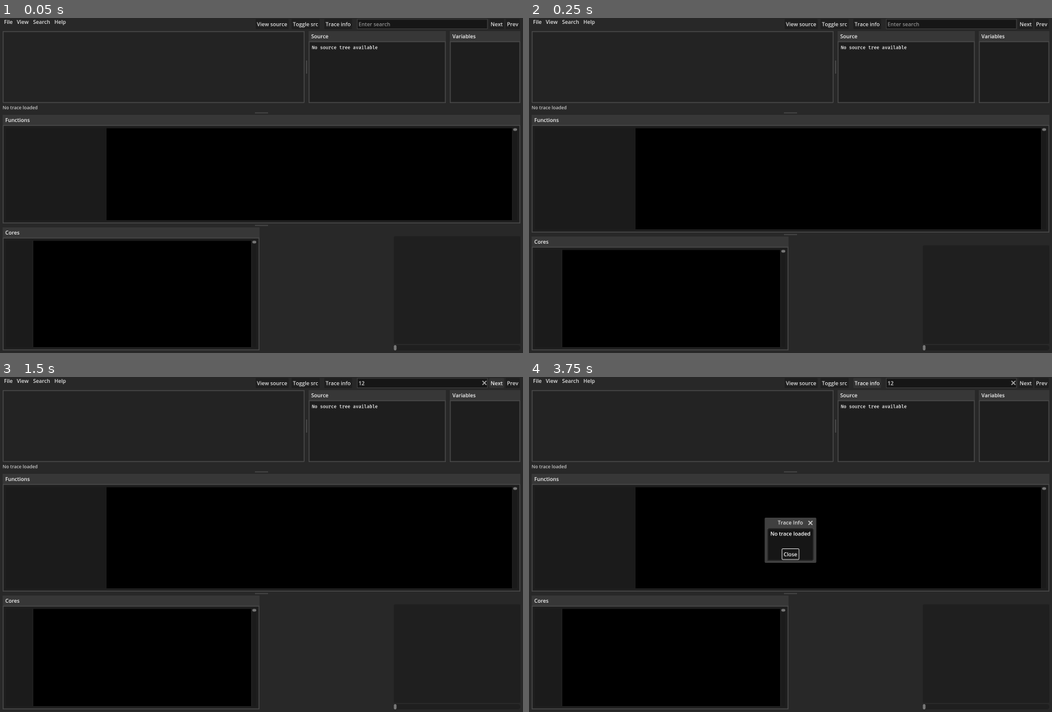
Above: before the commit, frames 1-4 (two rows, left to right).
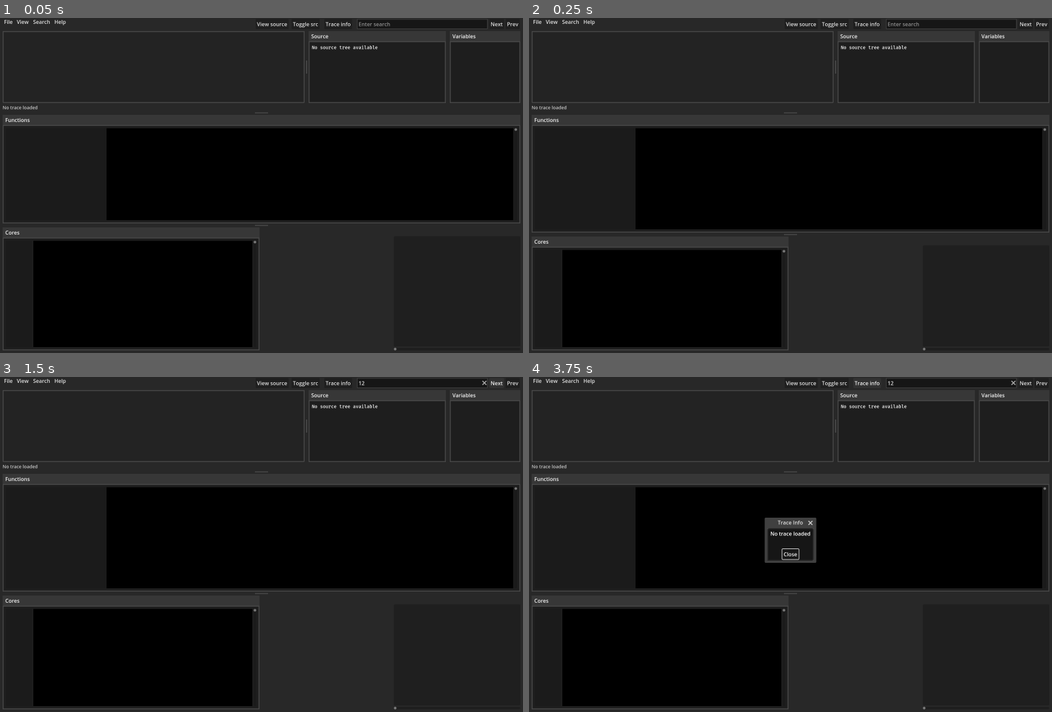
Above: after the commit, the same moments.

Repository: PatrikAAberg/dmce-gui
Game: Godot game, scene res://scene_controller.tscn
Two runs of this game, one before a commit and one after it. Both use one fixed random seed, a clock stepped at 60 frames per second and the inputs below.
Inputs (mouse positions are in pixels of both pictures, inside the frame that each line leads up to):
- Up to frame 1 (0.05 s): no input
- Up to frame 2 (0.25 s): no input
- Up to frame 3 (1.5 s): click (423, 383) at 0.52 s; type "12" at 0.6 s; click "Next" at 1.25 s
- Up to frame 4 (3.75 s): click "Next" at 2 s; click "Prev" at 2.75 s; click "Trace info" at 3.5 s

The runs differ from the first frame. In frame 1, 0.2% of the frame differs, in the area x 48-99%, y 32-99%; in frame 2, 0.2%; in frame 3, 0.2%; in frame 4, 0.2%.
Error in both runs: Invalid access of index '0' on a base object of type: 'Array'. (res://TraceGUI.gd:774)

Commit message:
trace: slider widths

Diff:
--- a/dmcetraceGUI/TraceGUI.tscn
+++ b/dmcetraceGUI/TraceGUI.tscn
@@ -276,7 +276,7 @@
 shortcut_keys_enabled = false
 
 [node name="FuncVScrollBar" type="VScrollBar" parent="Background/VSplitTop/VSplitBot/FuncTab/FuncContainer/FuncHBoxContainer"]
-custom_minimum_size = Vector2(12, 0)
+custom_minimum_size = Vector2(8, 0)
 layout_mode = 2
 size_flags_horizontal = 8
 max_value = 10.0
@@ -319,7 +319,7 @@
 script = ExtResource("3_rw642")
 
 [node name="TChartVScrollBar" type="VScrollBar" parent="Background/VSplitTop/VSplitBot/TCMovieHSplitContainer/TChartTab/TChartHBoxContainer"]
-custom_minimum_size = Vector2(12, 0)
+custom_minimum_size = Vector2(8, 0)
 layout_mode = 2
 size_flags_horizontal = 8
 max_value = 10.0
@@ -355,7 +355,7 @@
 script = ExtResource("7_qhf0k")
 
 [node name="MovieHScrollBar" type="HScrollBar" parent="Background/VSplitTop/VSplitBot/TCMovieHSplitContainer/HistoCoreActivityHSplitContainer/MovieContainer"]
-custom_minimum_size = Vector2(0, 16)
+custom_minimum_size = Vector2(0, 8)
 layout_mode = 2
 step = 1.0
 
--- a/dmcetraceGUI/windows.tscn
+++ b/dmcetraceGUI/windows.tscn
@@ -95,10 +95,12 @@
 [node name="VScrollBar" type="VScrollBar" parent="."]
 custom_minimum_size = Vector2(0, 100)
 layout_mode = 0
-offset_left = 568.0
-offset_top = 280.0
-offset_right = 608.0
-offset_bottom = 568.0
+offset_left = 571.0
+offset_top = 303.0
+offset_right = 611.0
+offset_bottom = 591.0
+step = 20.0
+page = 20.0
 
 [node name="AcceptDialog" type="AcceptDialog" parent="."]
 initial_position = 2
